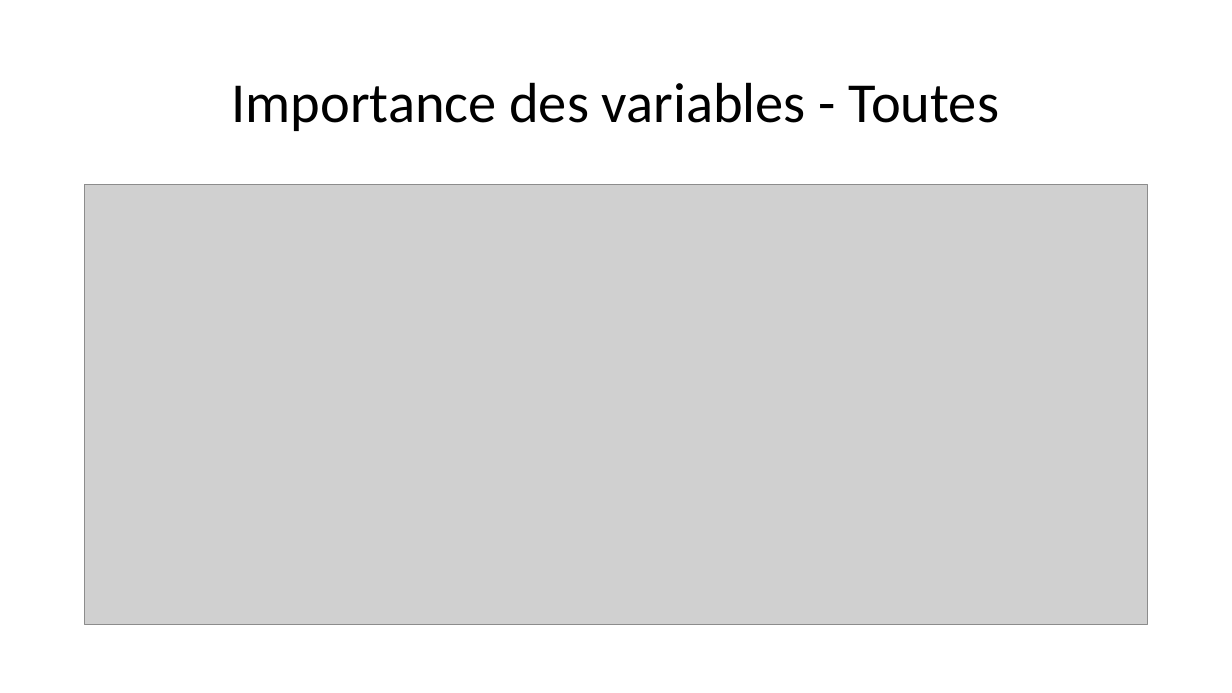
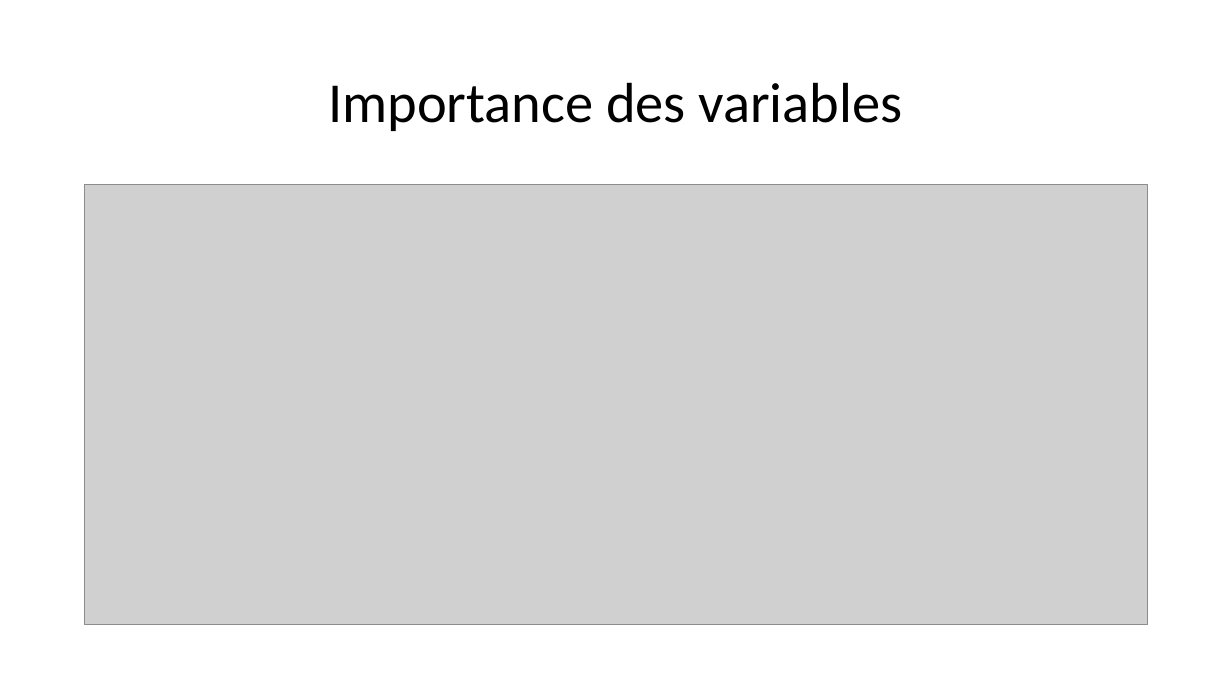
Before and after one commit to morganscao/Projet8, a slide deck: slide 27 of Rapport/P8 - Présentation.pptx (slide 23 before the commit). Drawn at 1232x693 pixels with LibreOffice and Linux fonts; fonts in the diff are those of the drawing; grey boxes stand for pictures. Boxes give left, top, right and bottom in pixels: in the first picture for what was removed or moved away, otherwise in the second. Text is boxed around its words. In the diff, an @@ line names an element or a change of style, - is before the commit and + after.

```diff
--- a/Rapport/P8 - Présentation.pptx
+++ b/Rapport/P8 - Présentation.pptx
@@ title at <box>328,82,903,131</box>: text changed @@
-Importance des variables - Toutes
+Importance des variables
```
Also in this commit, not shown: 13 other slides changed, 5 slides added, 4 slides removed.
